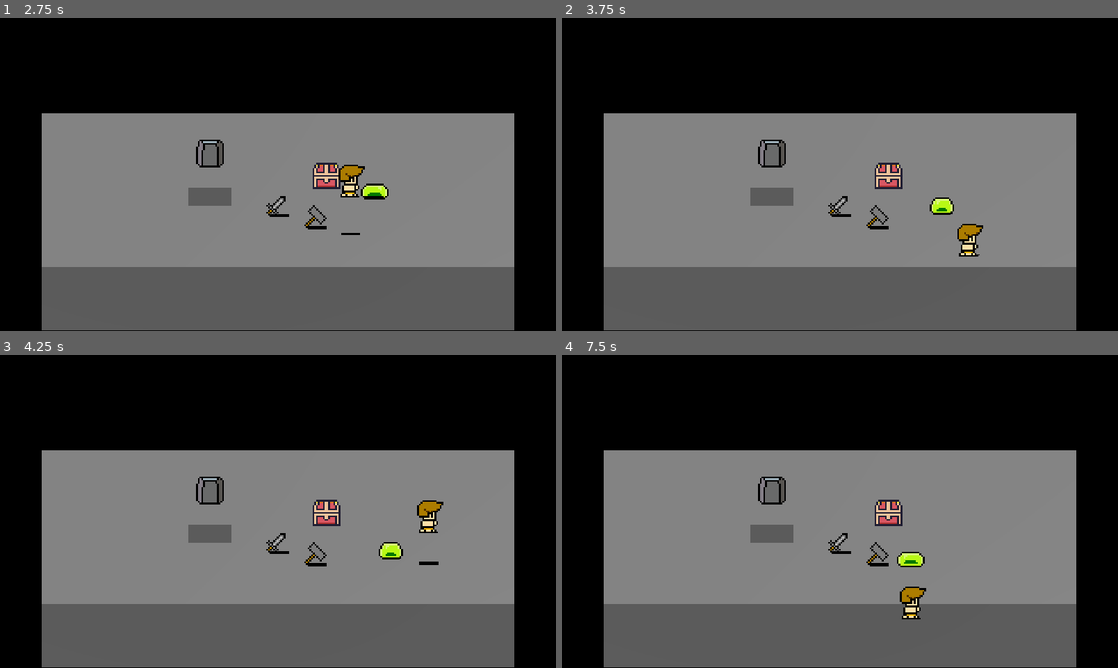
Above: before the commit, frames 1-4 (two rows, left to right).
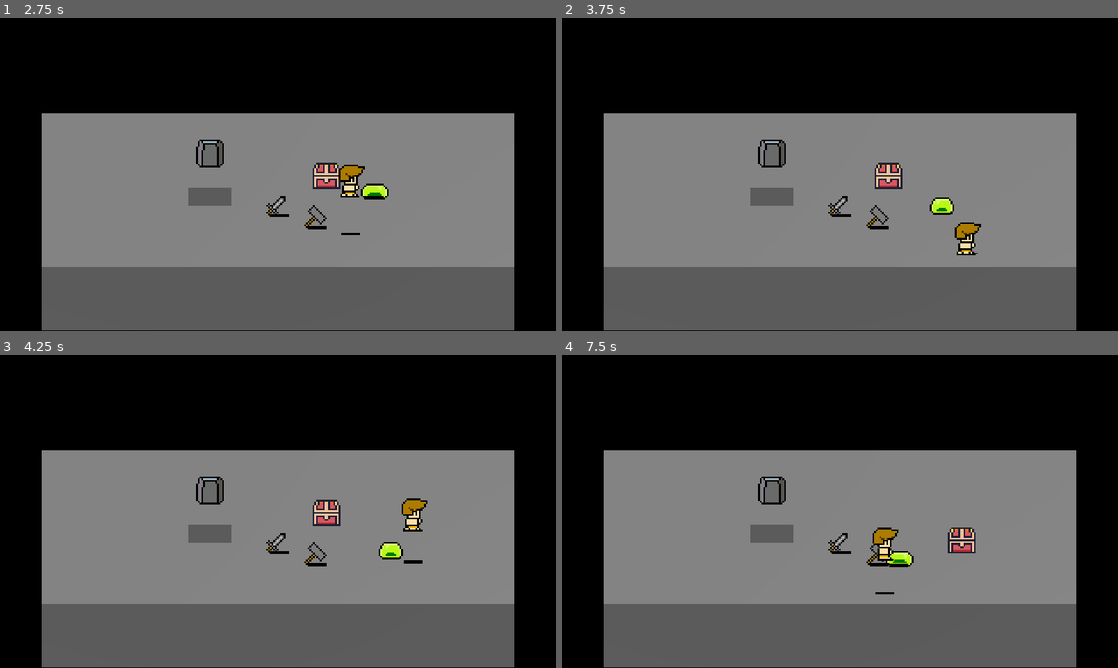
Above: after the commit, the same moments.

Repository: Nauja/8bit-fighter
Game: Godot game, scene res://src/root.tscn
Same seed, same stepped clock (60 frames per second), same inputs: the game is played once before the commit and once after it.
Inputs:
- Up to frame 1 (2.75 s): click "Play" at 0.5 s; tap Enter at 1.25 s; hold Right (move_right) 1.28-2.03 s; hold Q (attack) 1.28-2.03 s; tap Space (jump) at 1.52, 1.82, 2.27, 2.3, 2.57 s; tap E (interact) at 1.55, 2.1 s; hold Down (move_down) from 2.03 s (still down)
- Up to frame 2 (3.75 s): release Down (move_down) at 2.78 s; hold Right (move_right) 2.78-3.53 s; hold Space (jump) 2.78-3.53 s; tap Q (attack) at 3.05, 3.6 s; hold Up (move_up) from 3.53 s (still down)
- Up to frame 3 (4.25 s): keep holding Up (move_up); tap Space (jump) at 3.77, 4.07 s; tap E (interact) at 3.8 s
- Up to frame 4 (7.5 s): release Up (move_up) at 4.28 s; hold E (interact) 4.28-5.03 s; hold Left (move_left) 4.28-5.78 s; tap Space (jump) at 4.52, 4.55, 4.82, 5.27, 5.57, 6.6, 6.77, 7.07 s; tap Q (attack) at 5.1 s; hold Down (move_down) 5.78-6.53 s; hold E (interact) 5.78-6.53 s; hold Right (move_right) 6.53-7.28 s; hold Up (move_up) from 7.28 s (still down); hold Q (attack) from 7.28 s (still down)

Frame 1 is identical in both runs. In frame 2, 0.3% of the frame differs, in the area x 70-76%, y 65-77%; in frame 3, 0.7%; in frame 4, 1.8%, in the area x 55-75%, y 46-85%.

Commit message:
Some fixes

Diff:
--- a/src/autoload/actor_sheet.gd
+++ b/src/autoload/actor_sheet.gd
@@ -15,30 +15,34 @@
 # Physics
 @export var weight: float:
 	get = _get_weight
-@export var speed: float = 120:
+@export var speed: float:
 	get = _get_speed
-@export var jump_speed: float = -180:
+@export var jump_speed: float:
 	get = _get_jump_speed
-@export var max_fall_speed: float = -180:
+@export var max_fall_speed: float:
 	get = _get_max_fall_speed
-@export var lifting_speed: float = 60:
+@export var lifting_speed: float:
 	get = _get_lifting_speed
-@export var lifting_speed_multiplier: float = 1:
+@export var lifting_speed_multiplier: float:
 	get = _get_lifting_speed_multiplier
-@export var throw_speed: float = 60:
+@export var throw_speed: float:
 	get = _get_throw_speed
-@export var throw_speed_multiplier: float = 1:
+@export var throw_speed_multiplier: float:
 	get = _get_throw_speed_multiplier
-@export var gravity: float = 400:
-	get = _get_gravity
-@export var gravity_multiplier_falling: float = 1.5:
+@export var gravity_multiplier_falling: float:
 	get = _get_gravity_multiplier_falling
-@export var friction: float = 0.1:
+@export var friction: float:
 	get = _get_friction
-@export var air_friction: float = 0.1:
+@export var air_friction: float:
 	get = _get_air_friction
-@export var acceleration: float = 0.25:
+@export var acceleration: float:
 	get = _get_acceleration
+# Minimum range to attack other actors
+@export var attack_min_range: float:
+	get = _get_attack_min_range
+# Maximum range to attack other actors
+@export var attack_max_range: float:
+	get = _get_attack_max_range
 
 # Input
 @export var attack_input_delay: float = 0.1
@@ -61,6 +65,10 @@
 @export var override_is_liftable: bool = false
 @export var is_liftable: bool = false:
 	get = _get_is_liftable
+# If the actor can be interacted with by another actor
+@export var override_is_interactable: bool = false
+@export var is_interactable: bool = false:
+	get = _get_is_interactable
 
 
 func _get_template():
@@ -137,13 +145,6 @@
 	return template.throw_speed_multiplier
 
 
-func _get_gravity():
-	if gravity != 0 or template == null:
-		return gravity
-
-	return template.gravity
-
-
 func _get_gravity_multiplier_falling():
 	if gravity_multiplier_falling != 0 or template == null:
 		return gravity_multiplier_falling
@@ -172,6 +173,20 @@
 	return template.acceleration
 
 
+func _get_attack_min_range():
+	if attack_min_range != 0 or template == null:
+		return attack_min_range
+
+	return template.attack_min_range
+
+
+func _get_attack_max_range():
+	if attack_max_range != 0 or template == null:
+		return attack_max_range
+
+	return template.attack_max_range
+
+
 func _get_can_move():
 	if override_can_move or template == null:
 		return can_move
@@ -198,6 +213,13 @@
 		return is_liftable
 
 	return template.is_liftable
+
+
+func _get_is_interactable():
+	if override_is_interactable or template == null:
+		return is_interactable
+
+	return template.is_interactable
 
 
 func spawn_at(pos: Vector3) -> Actor:
--- a/src/autoload/constants.gd
+++ b/src/autoload/constants.gd
@@ -1,3 +1,5 @@
 extends Node
 
 const MAX_PLAYERS: int = 4
+
+const GRAVITY: float = 4
--- a/src/autoload/equipment_pickup_sheet.gd
+++ b/src/autoload/equipment_pickup_sheet.gd
@@ -9,11 +9,11 @@
 		return _equipment
 
 
-func interact(pickup: Pickup, actor: Actor) -> bool:
+func on_interacted(interactor: Actor, pickup: Pickup) -> bool:
 	if not _equipment:
 		return false
 
-	var slot = actor.get_equipment_slot(equipment.slot)
+	var slot = interactor.get_equipment_slot(equipment.slot)
 	if not slot:
 		return false
 
--- a/src/autoload/pickup_sheet.gd
+++ b/src/autoload/pickup_sheet.gd
@@ -3,6 +3,6 @@
 
 
 # An actor interacted with
-func interact(pickup: Pickup, actor: Actor) -> bool:
+func on_interacted(interactor: Actor, pickup: Pickup) -> bool:
 	assert(false)
 	return false
--- a/src/entity/actor/action/chase_action.gd
+++ b/src/entity/actor/action/chase_action.gd
@@ -1,8 +1,12 @@
 class_name ChaseAction
 extends MoveAction
 
-# Position to chase
-var target: Vector3
+# Actor to chase
+var target: Actor
+# Minimum distance to be in range
+var min_range: float
+# Maximum distance to get out of range
+var max_range: float
 
 
 func _do_start():
@@ -13,6 +17,18 @@
 	if not is_playing():
 		return
 
-	actor.input = Vector2(target.x - global_position.x, target.z - global_position.z).normalized()
+	actor.navigation_agent.set_target_position(target.global_position)
+	var target_pos = actor.navigation_agent.get_next_path_position()
+	#var direction = actor.global_position - target.global_position
+	#var distance = direction.length
+	#var wanted_distance = 0.0
+	#if distance < min_range:
+	#elif distance > max_range:
+	#	wanted_distance = max_range
+	#else:
+	#	actor.input = Vector2.ZERO
+	actor.input = (
+		Vector2(target_pos.x - global_position.x, target_pos.z - global_position.z).normalized()
+	)
 
 	super(delta)
--- a/src/entity/actor/action/move_action.gd
+++ b/src/entity/actor/action/move_action.gd
@@ -95,7 +95,7 @@
 		return
 
 	get_input(delta)
-	actor.velocity.y -= actor.gravity * actor.gravity_multiplier * delta
+	actor.velocity.y -= Constants.GRAVITY * actor.gravity_multiplier * delta
 	actor.velocity.y = max(actor.velocity.y, actor.max_fall_speed)
 	actor.set_up_direction(Vector3.UP)
 	actor.move_and_slide()
--- a/src/entity/actor/actor.gd
+++ b/src/entity/actor/actor.gd
@@ -8,6 +8,10 @@
 		return _actor_sheet
 	set(val):
 		_actor_sheet = val
+		if is_interactable():
+			collision_layer |= 2
+		else:
+			collision_layer &= ~2
 
 var weight: float:
 	get:
@@ -41,17 +45,13 @@
 	get:
 		return actor_sheet.throw_speed_multiplier
 
-var gravity: float:
-	get:
-		return actor_sheet.gravity
-
 var gravity_multiplier_falling: float:
 	get:
 		return actor_sheet.gravity_multiplier_falling
 
 var friction: float:
 	get:
-		return weight * gravity
+		return actor_sheet.friction
 
 var air_friction: float:
 	get:
@@ -60,6 +60,14 @@
 var acceleration: float:
 	get:
 		return actor_sheet.acceleration
+
+var attack_min_range: float:
+	get:
+		return actor_sheet.attack_min_range
+
+var attack_max_range: float:
+	get:
+		return actor_sheet.attack_max_range
 
 var attack_input_delay: float:
 	get:
@@ -88,6 +96,10 @@
 
 func is_liftable() -> bool:
 	return actor_sheet.is_liftable
+
+
+func is_interactable() -> bool:
+	return actor_sheet.is_interactable
 
 
 # Nodes
@@ -299,11 +311,16 @@
 		return false
 
 	var interactable = interactables[0]
-	if not interactable.has_method("interact"):
+	if not interactable.has_method("on_interacted"):
 		return false
 
 	want_interact = false
-	return interactable.interact(self)
+	return interactable.on_interacted(self)
+
+
+# Another actor interacted with this actor
+func on_interacted(interactor: Actor) -> bool:
+	return false
 
 
 # Try to perform an attack
--- a/src/entity/actor/chest/potion_chest_data.tres
+++ b/src/entity/actor/chest/potion_chest_data.tres
@@ -1,11 +1,11 @@
-[gd_resource type="Resource" script_class="ChestSheet" load_steps=7 format=3 uid="uid://dev1otetj2ow1"]
+[gd_resource type="Resource" script_class="ChestSheet" load_steps=7 format=3]
 
-[ext_resource type="Resource" uid="uid://bj3ccyna18uwm" path="res://src/entity/static/weapon/sword/sword_pickup_data.tres" id="1_1vvjb"]
+[ext_resource type="Resource" path="res://src/entity/static/weapon/sword/sword_pickup_data.tres" id="1_1vvjb"]
 [ext_resource type="AnimationLibrary" uid="uid://clk8cvpc8qhhs" path="res://src/entity/actor/pickup/animation/pickup_animation.res" id="1_cmmr4"]
 [ext_resource type="Texture2D" uid="uid://bo6xah1cuu2sl" path="res://src/entity/actor/chest/closed_chest_atlas.tres" id="1_h0u63"]
 [ext_resource type="Texture2D" uid="uid://xbp8fnm5e82v" path="res://src/entity/actor/chest/opened_chest_atlas.tres" id="2_j6fix"]
 [ext_resource type="Script" path="res://src/autoload/chest_sheet.gd" id="3_8du43"]
-[ext_resource type="Resource" uid="uid://dqxd6xknkurd3" path="res://src/entity/static/weapon/template_pickup_data.tres" id="5_5r5tf"]
+[ext_resource type="Resource" uid="uid://dqxd6xknkurd3" path="res://src/entity/actor/pickup/pickup_data.tres" id="5_5r5tf"]
 
 [resource]
 script = ExtResource("3_8du43")
--- a/src/entity/actor/hero/template/template_hero_data.tres
+++ b/src/entity/actor/hero/template/template_hero_data.tres
@@ -11,7 +11,7 @@
 _animation = ExtResource("1_qhpbh")
 template = ExtResource("4_06f3o")
 display_name = "Template"
-weight = 0.0
+weight = 60.0
 speed = 2.5
 jump_speed = 4.0
 max_fall_speed = -10.0
@@ -19,11 +19,12 @@
 lifting_speed_multiplier = 0.0
 throw_speed = 0.0
 throw_speed_multiplier = 0.0
-gravity = 0.0
 gravity_multiplier_falling = 0.0
 friction = 10.0
 air_friction = 4.0
 acceleration = 10.0
+attack_min_range = 0.0
+attack_max_range = 0.0
 attack_input_delay = 0.1
 jump_input_delay = 0.1
 interact_input_delay = 0.1
@@ -35,3 +36,5 @@
 can_lift = false
 override_is_liftable = false
 is_liftable = false
+override_is_interactable = false
+is_interactable = false
--- a/src/entity/actor/mob/basic_mob.gd
+++ b/src/entity/actor/mob/basic_mob.gd
@@ -13,6 +13,10 @@
 @onready var _lift_area: Area3D = %LiftArea
 # Slot for lifted object
 @onready var _lift_slot: Node3D = %LiftSlot
+# Agent for the navigation
+@onready var navigation_agent: NavigationAgent3D = %NavigationAgent:
+	get:
+		return navigation_agent
 
 
 func _get_mob_sheet() -> BasicMobSheet:
@@ -100,15 +104,29 @@
 
 func _on_area_entered(area: Area3D) -> void:
 	print(name, " entered ", area)
-	if area.is_in_group("interactable"):
-		add_interactable(area)
+	_check_interactable_entered(area)
 
 
 func _on_area_exited(area: Area3D) -> void:
 	print(name, " exited ", area)
-	if area.is_in_group("interactable"):
-		remove_interactable(area)
+	_check_interactable_exited(area)
 
 
 func _on_body_entered(body: Node3D) -> void:
 	print(name, " entered ", body)
+	_check_interactable_entered(body)
+
+
+func _on_body_exited(body: Node3D) -> void:
+	print(name, " exited ", body)
+	_check_interactable_exited(body)
+
+
+func _check_interactable_entered(other: Node3D) -> void:
+	if other is Actor and other.is_interactable():
+		add_interactable(other)
+
+
+func _check_interactable_exited(other: Node3D) -> void:
+	if other is Actor and other.is_interactable():
+		remove_interactable(other)
--- a/src/entity/actor/mob/basic_mob.tscn
+++ b/src/entity/actor/mob/basic_mob.tscn
@@ -18,7 +18,7 @@
 [ext_resource type="Script" path="res://src/entity/actor/action/chase_action.gd" id="15_kl47q"]
 
 [sub_resource type="CapsuleShape3D" id="CapsuleShape3D_8iwsl"]
-radius = 0.28
+radius = 0.25
 height = 0.758238
 
 [sub_resource type="SphereShape3D" id="SphereShape3D_fipvn"]
@@ -148,3 +148,6 @@
 
 [node name="HitBoxCollisionShape" type="CollisionShape3D" parent="HitBoxArea"]
 shape = SubResource("SphereShape3D_myrws")
+
+[node name="NavigationAgent" type="NavigationAgent3D" parent="."]
+unique_name_in_owner = true
--- a/src/entity/actor/mob/basic_mob_controller.gd
+++ b/src/entity/actor/mob/basic_mob_controller.gd
@@ -21,9 +21,7 @@
 			Enums.EActorState.Chase:
 				if not player:
 					actor.push_state(Enums.EActorState.Move)
-				else:
-					actor.current_action.target = player.global_position
 			Enums.EActorState.Move:
 				if player:
 					actor.push_state(Enums.EActorState.Chase)
-					actor.current_action.target = player.global_position
+					actor.current_action.target = player
--- a/src/entity/static/weapon/template_pickup_data.tres
+++ b/src/entity/actor/pickup/pickup_data.tres
@@ -17,11 +17,12 @@
 lifting_speed_multiplier = 1.0
 throw_speed = 0.0
 throw_speed_multiplier = 1.0
-gravity = 0.0
 gravity_multiplier_falling = 0.0
 friction = 18.0
 air_friction = 4.0
 acceleration = 10.0
+attack_min_range = 0.0
+attack_max_range = 0.0
 attack_input_delay = 0.1
 jump_input_delay = 0.1
 interact_input_delay = 0.1
@@ -33,3 +34,5 @@
 can_lift = false
 override_is_liftable = true
 is_liftable = true
+override_is_interactable = true
+is_interactable = true
--- a/src/entity/actor/rock/rock_data.tres
+++ b/src/entity/actor/rock/rock_data.tres
@@ -1,8 +1,8 @@
-[gd_resource type="Resource" script_class="BasicMobSheet" load_steps=4 format=3 uid="uid://cqfks20hyjnuw"]
+[gd_resource type="Resource" script_class="BasicMobSheet" load_steps=4 format=3]
 
 [ext_resource type="Script" path="res://src/autoload/basic_mob_sheet.gd" id="1_bbhug"]
 [ext_resource type="Texture2D" uid="uid://c1b7qjq8p5mvb" path="res://src/entity/actor/rock/rock_atlas.tres" id="2_l2jfl"]
-[ext_resource type="Resource" uid="uid://dqxd6xknkurd3" path="res://src/entity/static/weapon/template_pickup_data.tres" id="3_vkb3y"]
+[ext_resource type="Resource" uid="uid://dqxd6xknkurd3" path="res://src/entity/actor/pickup/pickup_data.tres" id="3_vkb3y"]
 
 [resource]
 script = ExtResource("1_bbhug")
--- a/src/entity/static/weapon/hammer/hammer_pickup_data.tres
+++ b/src/entity/static/weapon/hammer/hammer_pickup_data.tres
@@ -1,8 +1,8 @@
-[gd_resource type="Resource" script_class="EquipmentPickupSheet" load_steps=5 format=3 uid="uid://d3d6ewvf4k3kc"]
+[gd_resource type="Resource" script_class="EquipmentPickupSheet" load_steps=5 format=3]
 
 [ext_resource type="Resource" uid="uid://b7tbh5t7s0p7t" path="res://src/entity/static/weapon/hammer/hammer_weapon_data.tres" id="1_mnm2t"]
 [ext_resource type="Script" path="res://src/autoload/equipment_pickup_sheet.gd" id="2_d42oe"]
-[ext_resource type="Resource" uid="uid://dqxd6xknkurd3" path="res://src/entity/static/weapon/template_pickup_data.tres" id="3_m4tv1"]
+[ext_resource type="Resource" uid="uid://dqxd6xknkurd3" path="res://src/entity/actor/pickup/pickup_data.tres" id="3_m4tv1"]
 [ext_resource type="Texture2D" uid="uid://cuqe7acygbyio" path="res://src/entity/static/weapon/hammer/hammer_pickup_atlas.tres" id="4_emr0h"]
 
 [resource]
--- a/src/entity/static/weapon/sword/sword_pickup_data.tres
+++ b/src/entity/static/weapon/sword/sword_pickup_data.tres
@@ -1,8 +1,8 @@
-[gd_resource type="Resource" script_class="EquipmentPickupSheet" load_steps=5 format=3 uid="uid://bj3ccyna18uwm"]
+[gd_resource type="Resource" script_class="EquipmentPickupSheet" load_steps=5 format=3]
 
 [ext_resource type="Resource" uid="uid://baij4q8kd7t3m" path="res://src/entity/static/weapon/sword/sword_weapon_data.tres" id="1_pii60"]
 [ext_resource type="Script" path="res://src/autoload/equipment_pickup_sheet.gd" id="2_vfpbk"]
-[ext_resource type="Resource" uid="uid://dqxd6xknkurd3" path="res://src/entity/static/weapon/template_pickup_data.tres" id="3_4y336"]
+[ext_resource type="Resource" uid="uid://dqxd6xknkurd3" path="res://src/entity/actor/pickup/pickup_data.tres" id="3_4y336"]
 [ext_resource type="Texture2D" uid="uid://da7lga07vg522" path="res://src/entity/static/weapon/sword/sword_pickup_atlas.tres" id="4_y12ro"]
 
 [resource]
--- a/src/level/adventure/adventure_level_3d.tscn
+++ b/src/level/adventure/adventure_level_3d.tscn
@@ -1,35 +1,29 @@
-[gd_scene load_steps=13 format=3 uid="uid://bcrn78a3m38if"]
+[gd_scene load_steps=14 format=3 uid="uid://bcrn78a3m38if"]
 
 [ext_resource type="PackedScene" uid="uid://d1yush5raybm1" path="res://src/entity/actor/mob/basic_mob.tscn" id="1_73pwd"]
 [ext_resource type="Script" path="res://src/level/adventure/adventure_level.gd" id="1_84fma"]
 [ext_resource type="Resource" uid="uid://b1ikk0xur1gfr" path="res://src/entity/actor/mob/slime/slime_data.tres" id="2_ci760"]
-[ext_resource type="Resource" uid="uid://bj3ccyna18uwm" path="res://src/entity/static/weapon/sword/sword_pickup_data.tres" id="6_0bc61"]
-[ext_resource type="Resource" uid="uid://d3d6ewvf4k3kc" path="res://src/entity/static/weapon/hammer/hammer_pickup_data.tres" id="7_liu2e"]
+[ext_resource type="Resource" path="res://src/entity/static/weapon/sword/sword_pickup_data.tres" id="6_0bc61"]
+[ext_resource type="Resource" path="res://src/entity/static/weapon/hammer/hammer_pickup_data.tres" id="7_liu2e"]
 [ext_resource type="Resource" uid="uid://di7f76cdghwcm" path="res://src/entity/actor/hero/template/template_hero_data.tres" id="9_uuaxj"]
-[ext_resource type="Resource" uid="uid://dev1otetj2ow1" path="res://src/entity/actor/chest/potion_chest_data.tres" id="11_svwro"]
-[ext_resource type="Resource" uid="uid://cqfks20hyjnuw" path="res://src/entity/actor/rock/rock_data.tres" id="12_6jvqt"]
+[ext_resource type="Resource" path="res://src/entity/actor/chest/potion_chest_data.tres" id="11_svwro"]
+[ext_resource type="Resource" path="res://src/entity/actor/rock/rock_data.tres" id="12_6jvqt"]
+
+[sub_resource type="NavigationMesh" id="NavigationMesh_uc0ws"]
+vertices = PackedVector3Array(-1.4455, 1.4765, 2, -1.4455, 1.4765, 1.25, -2.6955, 1.4765, 1, -4.9455, 1.4765, 2, -2.6955, 1.4765, -0.75, -1.4455, 1.4765, -1, -1.4455, 1.4765, -2, -4.9455, 1.4765, -2, -2.6955, 1.4765, -0.75, -4.9455, 1.4765, -2, -4.9455, 1.4765, 2, -2.6955, 1.4765, 1, -0.4455, 1.4765, 1, -1.4455, 1.4765, 1.25, -1.4455, 1.4765, 2, 5.0545, 1.4765, 2, -1.4455, 1.4765, -2, -1.4455, 1.4765, -1, -0.4455, 1.4765, -0.75, 5.0545, 1.4765, -2, -0.4455, 1.4765, -0.75, -0.4455, 1.4765, 1, 5.0545, 1.4765, 2, 5.0545, 1.4765, -2)
+polygons = [PackedInt32Array(1, 0, 2), PackedInt32Array(2, 0, 3), PackedInt32Array(5, 4, 6), PackedInt32Array(6, 4, 7), PackedInt32Array(11, 10, 8), PackedInt32Array(8, 10, 9), PackedInt32Array(13, 12, 14), PackedInt32Array(14, 12, 15), PackedInt32Array(17, 16, 18), PackedInt32Array(18, 16, 19), PackedInt32Array(21, 20, 22), PackedInt32Array(22, 20, 23)]
+
+[sub_resource type="BoxMesh" id="BoxMesh_aulry"]
+
+[sub_resource type="BoxShape3D" id="BoxShape3D_voqvy"]
 
 [sub_resource type="BoxMesh" id="BoxMesh_2nxmm"]
 
 [sub_resource type="BoxShape3D" id="BoxShape3D_sbys2"]
 
-[sub_resource type="BoxMesh" id="BoxMesh_aulry"]
-
-[sub_resource type="BoxShape3D" id="BoxShape3D_voqvy"]
-
 [node name="AdventureLevel" type="Node3D"]
 script = ExtResource("1_84fma")
 _hero_sheet = ExtResource("9_uuaxj")
-
-[node name="MeshInstance3D" type="MeshInstance3D" parent="."]
-transform = Transform3D(10.891, 0, 0, 0, 2.047, 0, 0, 0, 5, 0, 0, 0)
-mesh = SubResource("BoxMesh_2nxmm")
-
-[node name="Area3D" type="StaticBody3D" parent="MeshInstance3D"]
-collision_layer = 8
-
-[node name="CollisionShape3D" type="CollisionShape3D" parent="MeshInstance3D/Area3D"]
-shape = SubResource("BoxShape3D_sbys2")
 
 [node name="Camera3D" type="Camera3D" parent="."]
 transform = Transform3D(1, 0, 0, 0, 0.707107, 0.707107, 0, -0.707107, 0.707107, 0, 9.81484, 8.27857)
@@ -62,12 +56,27 @@
 transform = Transform3D(1, 0, 0, 0, 1, 0, 0, 0, 1, -1.56, 1.6, -0.16)
 _actor_sheet = ExtResource("12_6jvqt")
 
-[node name="MeshInstance3D2" type="MeshInstance3D" parent="."]
+[node name="NavigationRegion3D" type="NavigationRegion3D" parent="."]
+navigation_mesh = SubResource("NavigationMesh_uc0ws")
+
+[node name="MeshInstance3D2" type="MeshInstance3D" parent="NavigationRegion3D"]
 transform = Transform3D(1, 0, 0, 0, 1, 0, 0, 0, 1, -1.56563, 1.10671, 0)
 mesh = SubResource("BoxMesh_aulry")
+skeleton = NodePath("../..")
 
-[node name="Area3D" type="CharacterBody3D" parent="MeshInstance3D2"]
+[node name="Area3D" type="CharacterBody3D" parent="NavigationRegion3D/MeshInstance3D2"]
 collision_layer = 8
 
-[node name="CollisionShape3D" type="CollisionShape3D" parent="MeshInstance3D2/Area3D"]
+[node name="CollisionShape3D" type="CollisionShape3D" parent="NavigationRegion3D/MeshInstance3D2/Area3D"]
 shape = SubResource("BoxShape3D_voqvy")
+
+[node name="MeshInstance3D" type="MeshInstance3D" parent="NavigationRegion3D"]
+transform = Transform3D(10.891, 0, 0, 0, 2.047, 0, 0, 0, 5, 0, 0, 0)
+mesh = SubResource("BoxMesh_2nxmm")
+skeleton = NodePath("../..")
+
+[node name="Area3D" type="StaticBody3D" parent="NavigationRegion3D/MeshInstance3D"]
+collision_layer = 8
+
+[node name="CollisionShape3D" type="CollisionShape3D" parent="NavigationRegion3D/MeshInstance3D/Area3D"]
+shape = SubResource("BoxShape3D_sbys2")
Not shown: 1 places in src/entity/actor/pickup/pickup_data.tres that only renumber resources
Not shown: 1 places in src/level/adventure/adventure_level.tscn that only renumber resources
